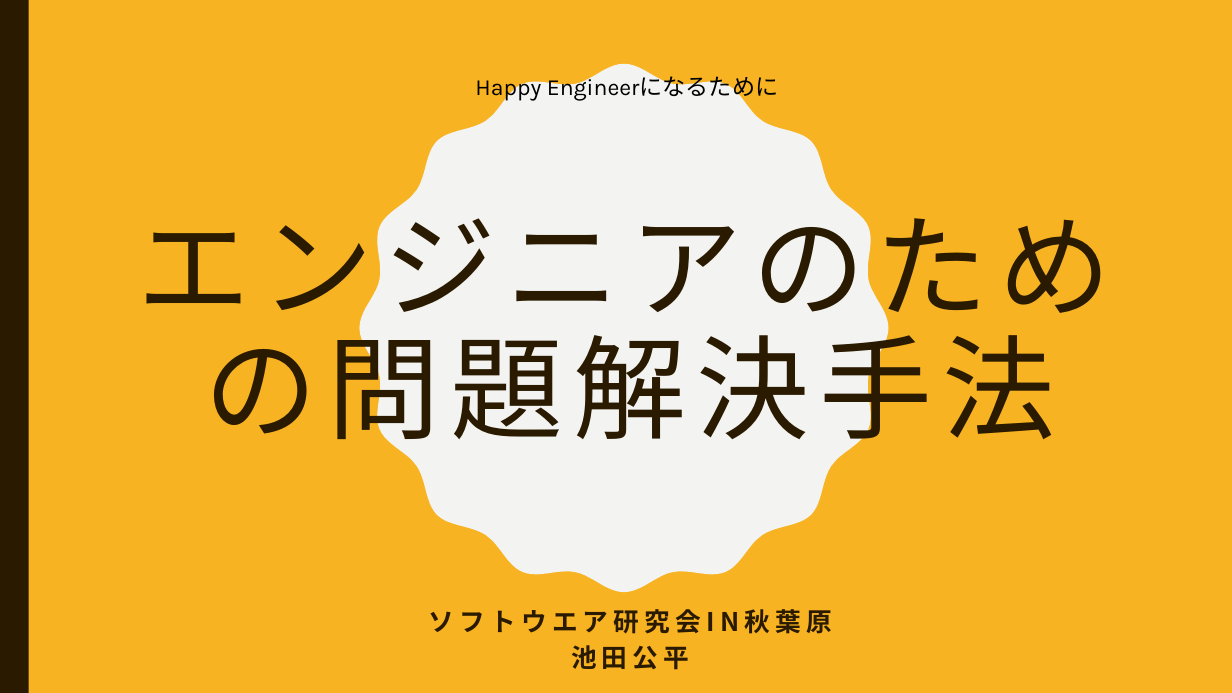
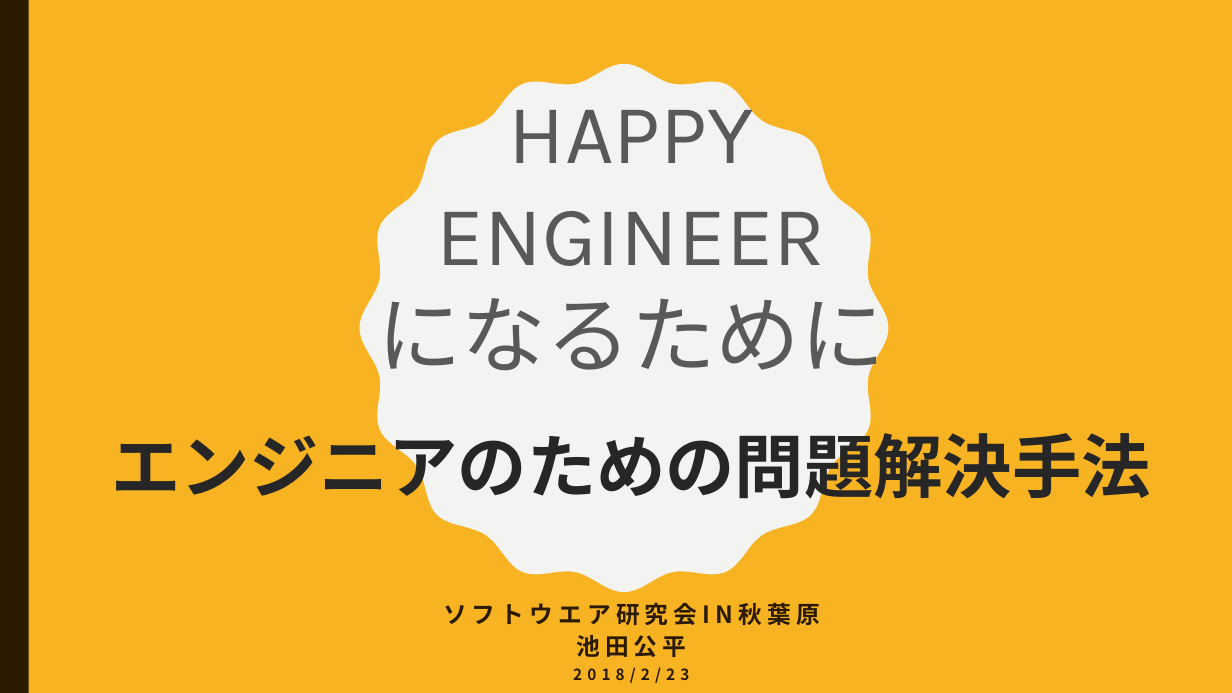
Before and after one commit to ssa-study/documents, a slide deck: slide 1 of ProblemSolvingForEngineer.pptx. Drawn at 1232x693 pixels with LibreOffice and Linux fonts; fonts in the diff are those of the drawing. Boxes give left, top, right and bottom in pixels: in the first picture for what was removed or moved away, otherwise in the second. Text is boxed around its words. In the diff, an @@ line names an element or a change of style, - is before the commit and + after.

```diff
--- a/ProblemSolvingForEngineer.pptx
+++ b/ProblemSolvingForEngineer.pptx
@@ text at <box>377,87,885,388</box>: text changed; size 18 to 66 pt; text colour #000000 to #595959 @@
-Happy Engineerになるために
+HAPPY
+ENGINEER
+になるために
@@ title "エンジニアのための問題解決手法": place and size @@
-title "エンジニアのための問題解決手法" at <box>138,194,1112,459</box>
+title "エンジニアのための問題解決手法" at <box>111,422,1150,509</box>
@@ title "エンジニアのための問題解決手法" at <box>111,422,1150,509</box>: size 88 to 54 pt, text colour #2A1A00 to #262626, letter spacing 8 to 0 pt, letter outline none to #FFFFFF 0.75 pt, bold on @@
@@ subtitle "ソフトウエア研究会IN秋葉原": place and size @@
-subtitle "ソフトウエア研究会IN秋葉原" at <box>429,609,832,670</box>
+subtitle "ソフトウエア研究会IN秋葉原" at <box>443,602,820,683</box>
@@ subtitle at <box>443,602,820,657</box>: size 20 to 18.5 pt in "ソフトウエア研究会IN秋葉原", "池田公平"; line spacing 0.9 to 0.8 @@
@@ subtitle at <box>573,667,689,683</box>: paragraph added @@
+2018/2/23
```
Also in this commit, not shown: 1 slide added, 1 other file.
